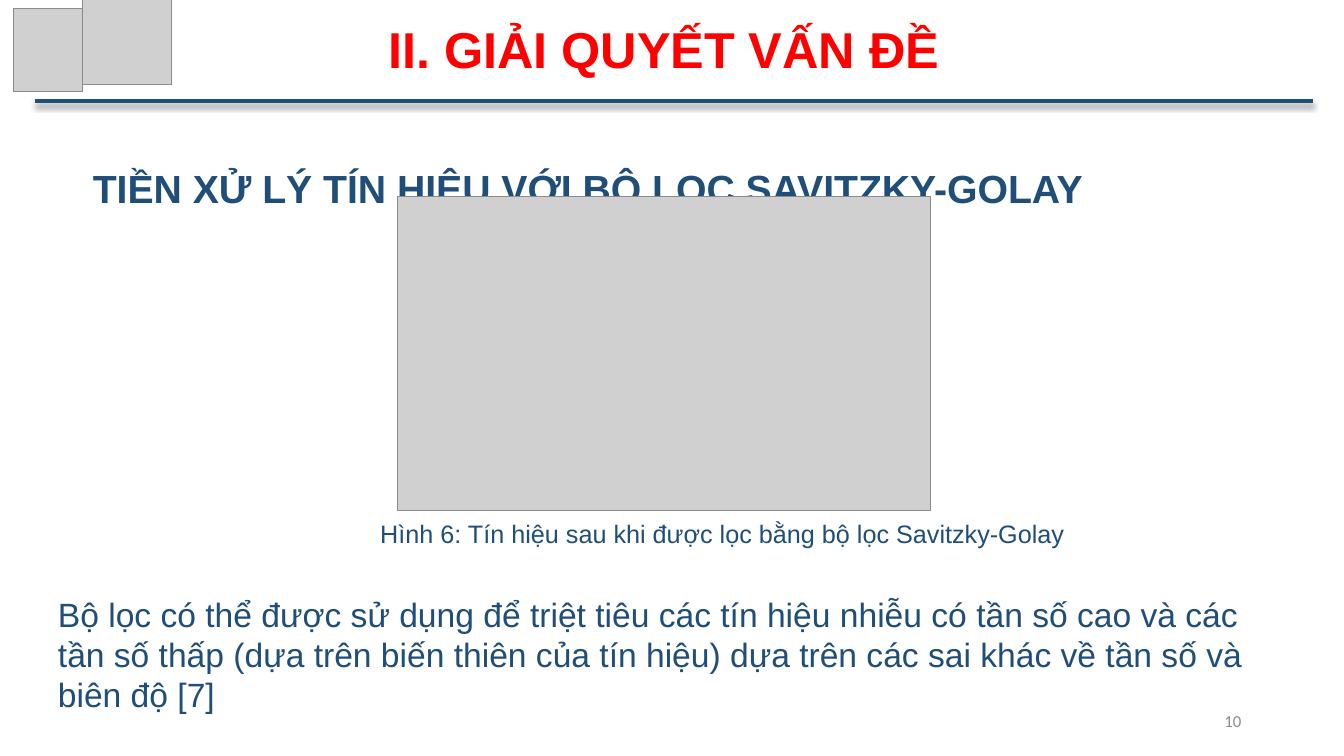
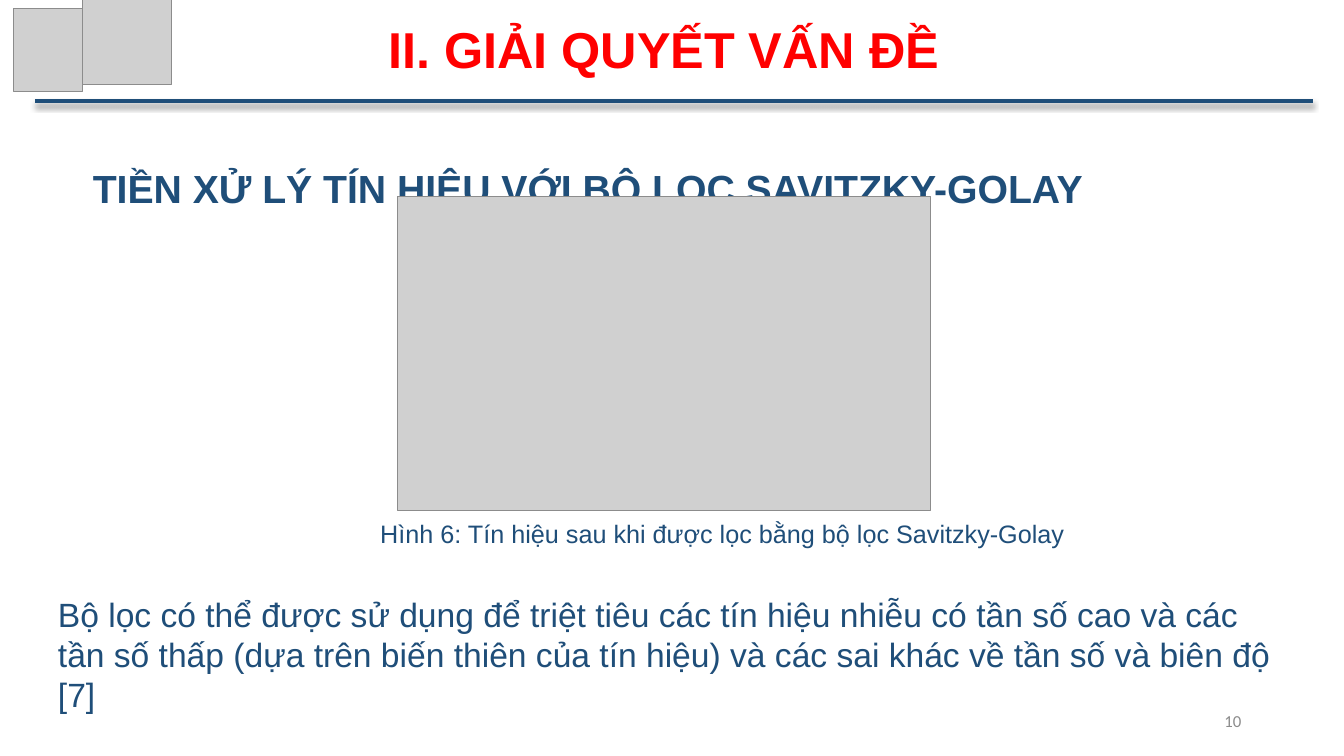
Before and after one commit to ThuTrongNguyen/Thesis, a slide deck: slide 10 of SlideBaoCao_NguyenTrongThu.pptx. Drawn at 1344x756 pixels with LibreOffice and Linux fonts; fonts in the diff are those of the drawing; grey boxes stand for pictures. Boxes give left, top, right and bottom in pixels: in the first picture for what was removed or moved away, otherwise in the second. Text is boxed around its words. In the diff, an @@ line names an element or a change of style, - is before the commit and + after.

```diff
--- a/SlideBaoCao_NguyenTrongThu.pptx
+++ b/SlideBaoCao_NguyenTrongThu.pptx
@@ text at [58, 600, 1269, 714]: text changed @@
-Bộ lọc có thể được sử dụng để triệt tiêu các tín hiệu nhiễu có tần số cao và các tần số thấp (dựa trên biến thiên của tín hiệu) dựa trên các sai khác về tần số và biên độ [7]
+Bộ lọc có thể được sử dụng để triệt tiêu các tín hiệu nhiễu có tần số cao và các tần số thấp (dựa trên biến thiên của tín hiệu) và các sai khác về tần số và biên độ [7]
```
Also in this commit, not shown: 1 other slide changed, 7 slides removed, 1 other file.
